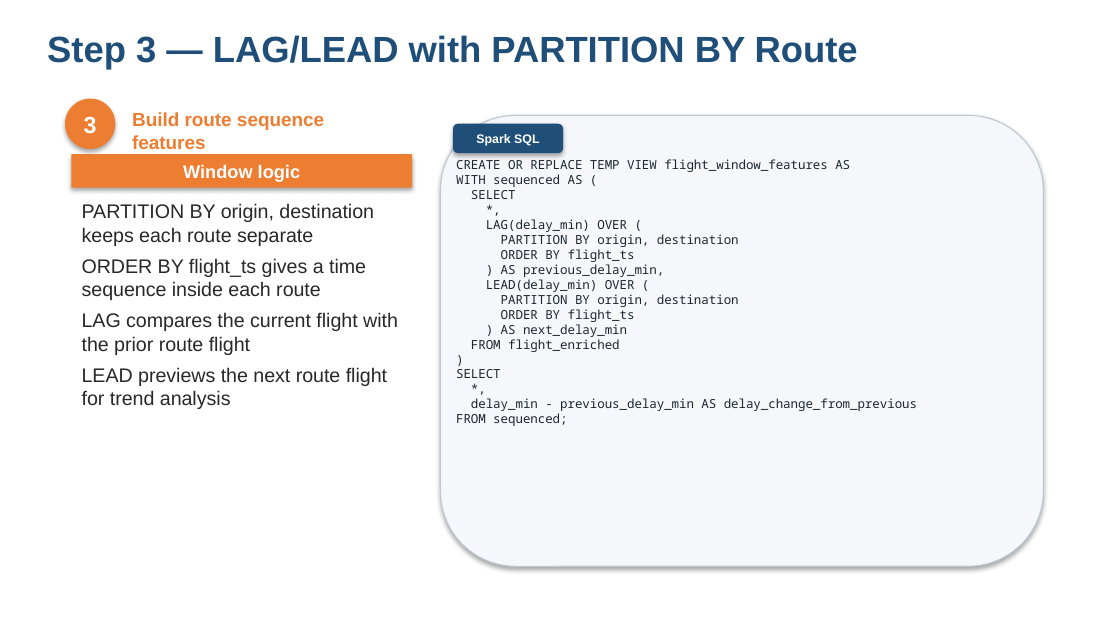
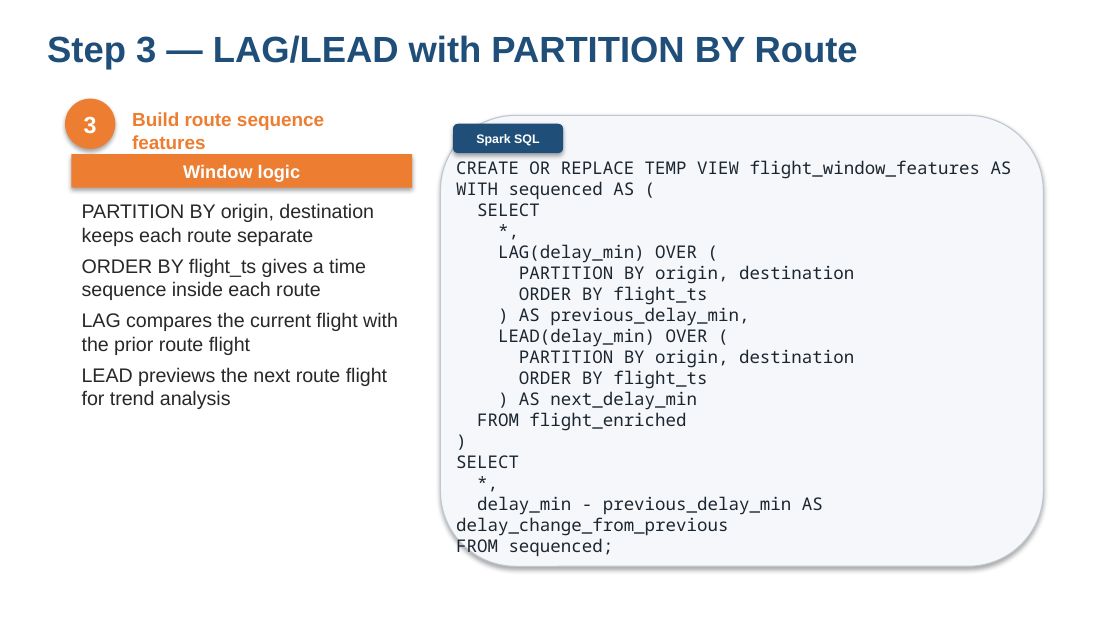
Before and after one commit to zhangyu027/UCI_Hadoop_Apache_Airflow, a slide deck: slide 38 of 02_Slides/M6_SparkSQL.pptx. Drawn at 1120x630 pixels with LibreOffice and Linux fonts; fonts in the diff are those of the drawing. Boxes give left, top, right and bottom in pixels: in the first picture for what was removed or moved away, otherwise in the second. Text is boxed around its words. In the diff, an @@ line names an element or a change of style, - is before the commit and + after.

```diff
--- a/02_Slides/M6_SparkSQL.pptx
+++ b/02_Slides/M6_SparkSQL.pptx
@@ text "CREATE OR REPLACE TEMP VIEW ..." at box(456, 160, 1012, 536): size 8.6 to 12 pt @@
```
Also in this commit, not shown: 6 other slides changed, 21 slides removed, 10 other files.
